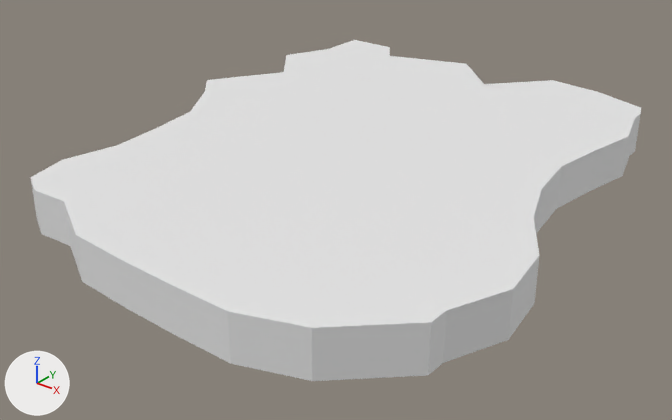
Two versions of the FBX model Assets/BlenderSource/ice_floe3.fbx, one commit apart.
Rendered twice from a 50 mm lens placed at (5.61, -7.59, 4.45), pointed at (-0.11, -0.44, 0.02). The lights are fixed; the arrows at lower left show +X, +Y and +Z.
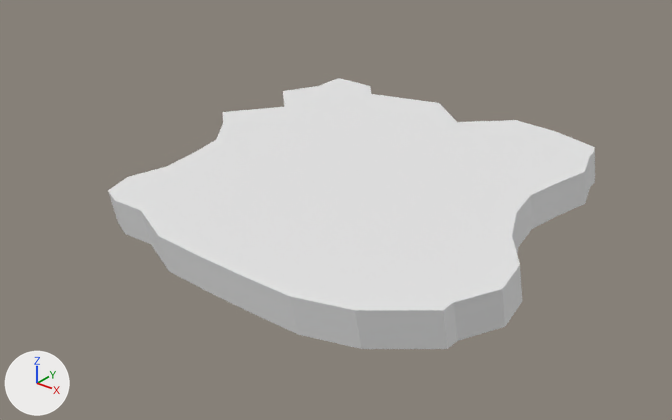
Location of each change, [x1, y1, x2, y2] in pixels of the pictures (672 x 420 px):
'Cube', reshaped, moved, rescaled (20% narrower, 20% shorter): before [30, 40, 641, 381]; after [108, 78, 595, 349]
part 1 of me_cube, cut back: before [31, 55, 641, 381]; after [108, 149, 595, 349]

What changed in the scene script:
```text
Change me_cube:
    used by ob_cube; location = (0.0, 0.0, 0.498); scale = (2.54, 3.04, 0.236)
    remove me_cube.from_pydata(...)  # 198 vertices, 196 faces; spans x -1.13..1.09, y -1.14..1.02, z -1.0..1.0
    add me_cube.from_pydata(...)  # 135 vertices, 117 faces; spans x -1.13..1.1, y -1.14..1.05, z 0.0..1.0
    me_cube part 1
    99 vertices are removed from x -1.13..1.09, y -1.14..1.02, z -1.0
    116 faces are deleted
    6 vertices are added at (0.83, 0.03, 0.0), (0.92, -0.17, 0.0), (1.07, -0.37, 0.0), (-1.11, 0.14, 0.0), (1.1, -0.58, 0.0), (-0.64, 0.91, 0.0)
    30 new vertices lie (0.01, 0.03, -1.0) away from vertices in x -1.1..1.0, y -1.14..1.02, z 1.0
    37 new faces join them
Change ob_cube:
    ob_cube.location: (0.0, 0.0, 0.498) -> (0.0, 0.0, 0.0)
    ob_cube.scale: (2.54, 3.04, 0.236) -> (2.24, 2.28, 0.4)
```
